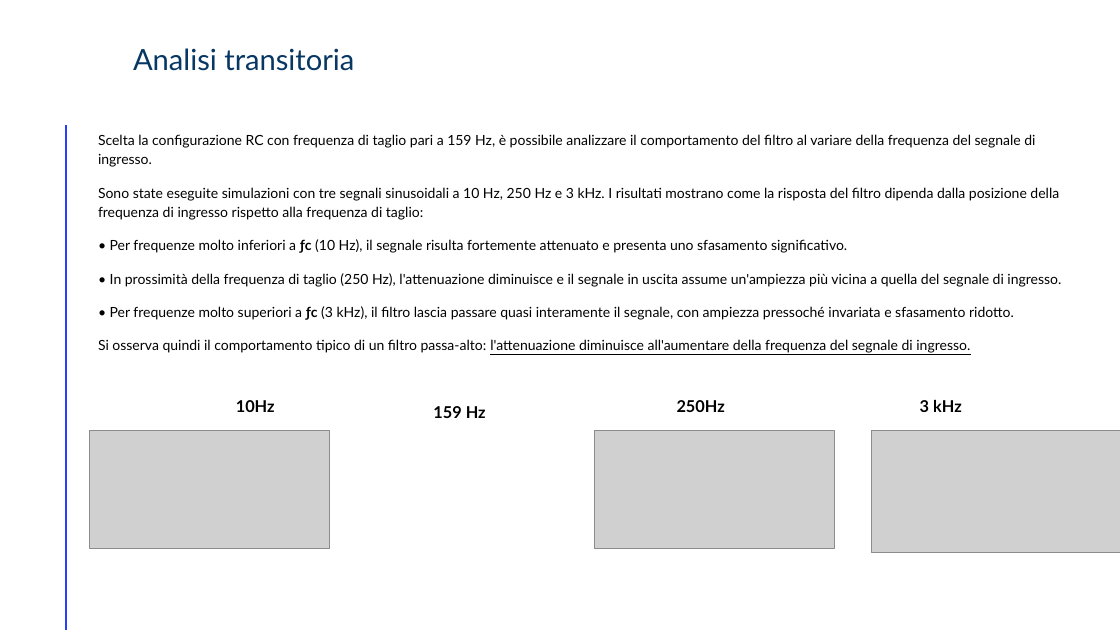
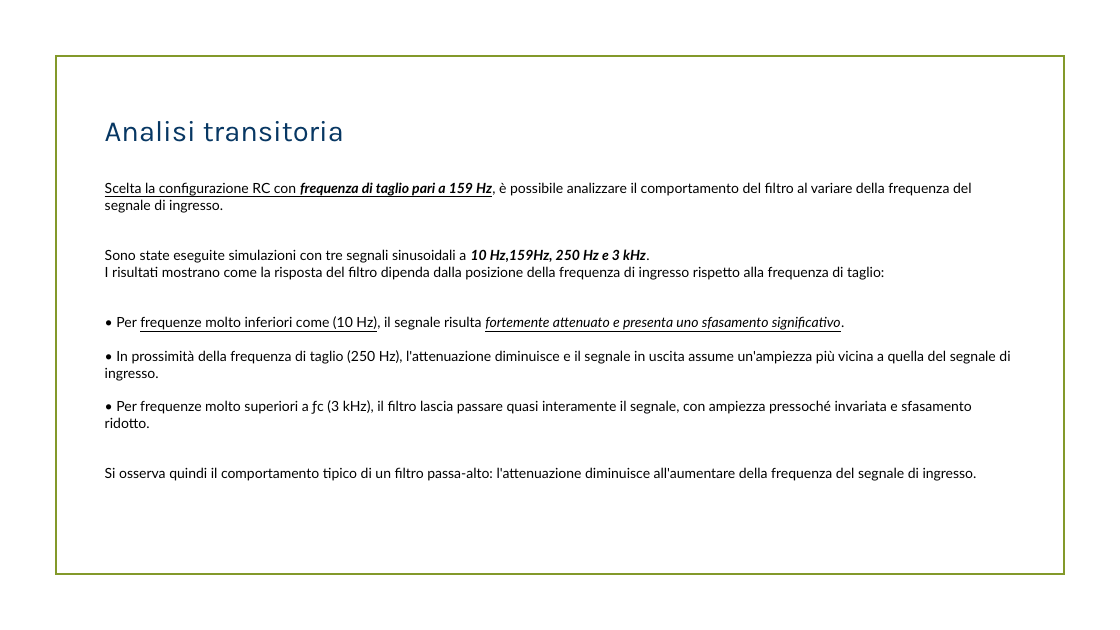
Before and after one commit to RiccardoSC2050/Progetto-sistemi-elettronici, a slide deck: slide 9 of presentazione/demoCompleta.pptx (slide 4 before the commit). Drawn at 1120x630 pixels with LibreOffice and Linux fonts; fonts in the diff are those of the drawing; grey boxes stand for pictures; background and template pictures are left out. Boxes give left, top, right and bottom in pixels: in the first picture for what was removed or moved away, otherwise in the second. Text is boxed around its words. In the diff, an @@ line names an element or a change of style, - is before the commit and + after.

Commit message:
completamento presentazione
nuovo design

```diff
--- a/presentazione/demoCompleta.pptx
+++ b/presentazione/demoCompleta.pptx
@@ rectangle added at (x1=55, y1=56, x2=1064, y2=575), outline #83992A 1.25 pt @@
@@ text "Analisi transitoria" moved from (x1=133, y1=48, x2=354, y2=71) to (x1=105, y1=121, x2=344, y2=142) @@
@@ text "Analisi transitoria" at (x1=105, y1=121, x2=344, y2=142): font Lato to Karla @@
@@ line removed from (66, 126) to (66, 630) @@
@@ text "Scelta la configurazione RC con ..." moved from (x1=98, y1=134, x2=1061, y2=353) to (x1=105, y1=182, x2=1010, y2=481) @@
@@ text at (x1=105, y1=182, x2=1010, y2=481): bold on, italic on in "frequenza di taglio pari a 159 Hz,"; underline on in "Scelta la configurazione RC con frequenza di ..."; bold off in "ƒc"; underline off in "l'attenuazione diminuisce all'aumentare della frequenza del  ..."; line spacing 1.15 to 1; less space between paragraphs @@
@@ text at (x1=105, y1=249, x2=884, y2=330): text changed @@
-Sono state eseguite simulazioni con tre segnali sinusoidali a 10 Hz, 250 Hz e 3 kHz. I risultati mostrano come la risposta del filtro dipenda dalla posizione della frequenza di ingresso rispetto alla frequenza di taglio:
-• Per frequenze molto inferiori a ƒc (10 Hz), il segnale risulta fortemente attenuato e presenta uno sfasamento significativo.
+Sono state eseguite simulazioni con tre segnali sinusoidali a 10 Hz,159Hz, 250 Hz e 3 kHz.
+I risultati mostrano come la risposta del filtro dipenda dalla posizione della frequenza di ingresso rispetto alla frequenza di taglio:
+• Per frequenze molto inferiori come (10 Hz), il segnale risulta fortemente attenuato e presenta uno sfasamento significativo.
@@ text removed at (x1=236, y1=400, x2=275, y2=412) @@
-10Hz
@@ text removed at (x1=433, y1=406, x2=486, y2=418) @@
-159 Hz
@@ text removed at (x1=677, y1=400, x2=725, y2=412) @@
-250Hz
@@ text removed at (x1=920, y1=400, x2=962, y2=412) @@
-3 kHz
@@ picture removed at (x1=90, y1=431, x2=330, y2=549) @@
@@ picture removed at (x1=595, y1=431, x2=835, y2=549) @@
@@ picture removed at (x1=871, y1=431, x2=1120, y2=553) @@
```
Also in this commit, not shown: 57 other slides changed, 13 slides added, 3 slides removed, 13 other files.
